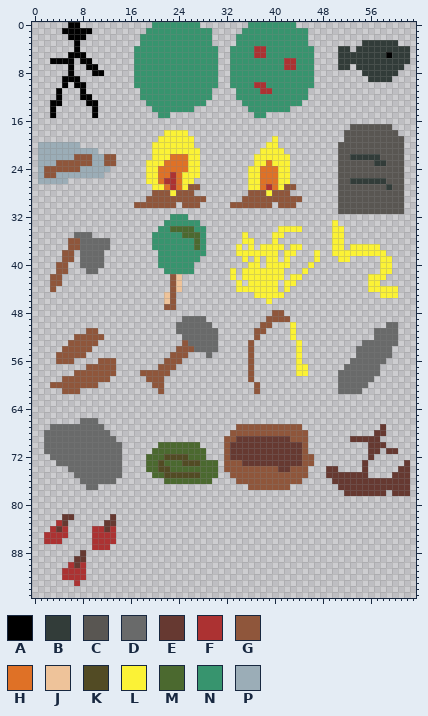
Sprite sheet, stored at Assets/textures/game_objects.png. Above, as it was before the edit.
The file is 64x96 pixels.
Palette (. is transparent): A #000000  B #323c39  C #595652  D #696a6a  E #663931  F #ac3232  G #8f563b  H #df7126  J #eec39a  K #524b24  L #fbf236  M #4b692f  N #37946e  P #9badb7
Pixels before (only the part around the change), first column x 7:
 0 A............NNNNNNNN........NNNNNNNN...............
 1 AAA.........NNNNNNNNNNN.....NNNNNNNNNNN.............
 2 AA.........NNNNNNNNNNNN....NNNNNNNNNNNN.............
 3 A..........NNNNNNNNNNNN....NNNNNNNNNNNN.........BBBB
 4 A.........NNNNNNNNNNNNNN..NNNNFFNNNNNNNN....BB.BBBBB
 5 AA........NNNNNNNNNNNNNN..NNNNFFNNNNNNNN....BBBBBBBB
 6 .AA.......NNNNNNNNNNNNNN..NNNNNNNNNFFNNN....BBBBBBBB
 7 ..AA......NNNNNNNNNNNNNN..NNNNNNNNNFFNNN....BB.BBBBB
 8 ...AA.....NNNNNNNNNNNNNN..NNNNNNNNNNNNNN........BBBB
 9 A.........NNNNNNNNNNNNNN..NNNNNNNNNNNNNN.........BBB
10 AA........NNNNNNNNNNNNNN..NNNNFFNNNNNNNN............
11 .A.........NNNNNNNNNNNN....NNNNFFNNNNNN.............
12 .AA........NNNNNNNNNNNN....NNNNNNNNNNNN.............
13 ..AA........NNNNNNNNNN......NNNNNNNNNN..............
14 ...A.........NNNNNNN.........NNNNNNN................
15 ...A..........NN..............NN....................
16 ....................................................
17 ..............................................CCCCCC
18 ...............LLLL..........................CCCCCCC
19 ..............LLLLLL.............L...........CCCCCCC
20 P............LLLLLLL............LL..........CCCCCCCC
21 PPPP.........LLLLLLLL..........LLLL.........CCCCCCCC
22 GGGPPGG......LLLHHHLL.........LLLLLL........CCBBBBBC
23 GGGPPGG.....LLLHHHHLL.........LLHLLL........CCCCCCBB
24 GPPPPP......LLHHHHHLL........LLHHHLL........CCCCCCCC
25 PPPPP.......LLHHFHLLL........LLHHHLL........CCCCCCCC
26 ............LLHFFHLL.........LLHHHLL........CCBBBBBB
27 .............LLHFHLGG........LLHFHLGG.......CCCCCCCC
28 .............GGGLGGG.........GGGLGGG........CCCCCCCC
29 ............GGGGGGGGGG......GGGGGGGGGG......CCCCCCCC
30 ..........GGGGGGG.GGG.....GGGGGGG.GGG.......CCCCCCCC
31 ............................................CCCCCCCC
32 ................NNN.................................
33 ...............NNNNNN......................L........
34 ..............NNMMMMNN............LLLL.....LL.......
35 DDD..........NNNNNMMMN......L....LL........LL.......
36 GDDDDD.......NNNNNNNMN......LL...L.........LL.......
37 GDDDDD.......NNNNNNNMN.....L.L.LLLL.LL.....LL.LLLLL.
38 .DDDD.........NNNNNNNN.....LLLLLLL.LL...L..LLLLLLLLL
39 .DDDD.........NNNNNNN.......L.L.LL.L....L...LL.....L
40 .DDDD.........NNNNNN.........LL.LLLL...L...........L
41 ..DD...........NNNNN......L.LLLLLLL...L............L
42 ................GJ........L.LLLLLLL.LL...........LLL
43 ................GJ.........L.LLLLL.LL............LL.
44 ................GJ.........LLLLLLL.L.............LLL
45 ...............JG.............LLLLL................L
46 ...............JG...............L...................
47 ...............GG...................................
48 .................................GG.................
49 ..................DDDD..........GGGG................
50 .................DDDDDD........GG...L...............
51 ..GG.............DDDDDDD......GG....L.............DD
52 GGGGG.............DDDDDD......G.....L.............DD
53 GGGG..............GDDDDD.....G.......L..........DDDD
54 GGG..............GGGDDDD.....G.......L.........DDDDD
55 GG..............GGG...D......G.......L.........DDDDD
56 ....GGG........GGG...........G.......L........DDDDDD
57 ..GGGGG.......GGG............G.......LL......DDDDDD.
58 GGGGGGG....GGGGG.............G.......LL.....DDDDDDD.
59 GGGGGG......GGG..............G..............DDDDDD..
60 GGGG.........GG...............G.............DDDDD...
61 G.............G...............G.............DDDD....
62 ....................................................
63 ....................................................
64 ....................................................
65 ....................................................
66 .DDD................................................
67 DDDDD......................GGGGGGGGGGG.............E
68 DDDDDD....................GGGGGGGGGGGGG...........EE
69 DDDDDDD..................GGEEEEEEEEEGGG.......EEEEE.
70 DDDDDDDD......MMMMMMM....GEEEEEEEEEEEEG..........EEE
71 DDDDDDDD.....MMMMMMMMM...GEEEEEEEEEEEEG..........EE.
72 DDDDDDDD....MMMKKKKMMM...GEEEEEEEEEEEEGG.........E..
73 DDDDDDDD....MMKMMMKKKMMM.GGGEEEEEEEEEEGG........E...
74 DDDDDDDD....MMKKMMMMMMMM.GGGGGGGGGEEGGG...EE....E...
75 DDDDDDDD.....MMKKKKKKMMM..GGGGGGGGGGGGG...EEEEEEE...
76 .DDDDDD........MMMMMMMM....GGGGGGGGGGG.....EEEEEEEEE
77 ..DD.........................GGGGGGG........EEEEEEEE
78 .............................................EEEEEEE
79 ....................................................
80 ....................................................
81 ....................................................
82 ......E.............................................
83 .....EE.............................................
84 ...FFEF.............................................
85 ...FFFF.............................................
86 ...FFFF.............................................
87 ...FFF..............................................
88 .E..................................................
89 EE..................................................
90 EF..................................................
91 FF..................................................
92 FF..................................................
93 F...................................................
94 ....................................................
95 ....................................................
And afterwards:
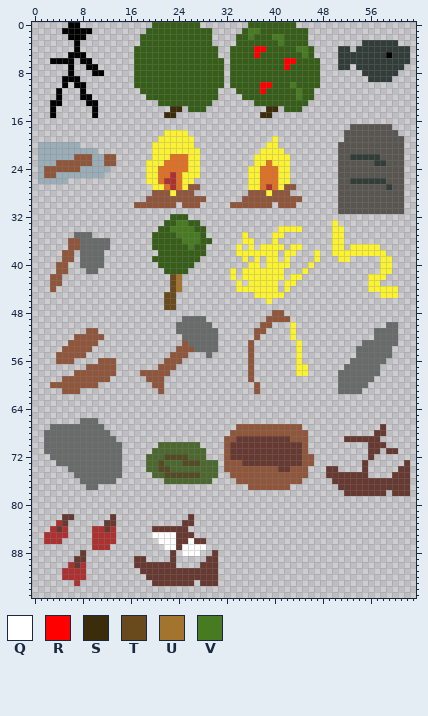
Colours new in this view: Q #ffffff  R #ff0000  S #3b2c0c  T #694a1d  U #a3742e  V #487a21
Edits made:
{"colour":"N","old":"#37946e","new":"#375e19"}
{"y":1,"x":36,"old":"NN","new":"VV"}
{"y":2,"x":36,"old":"N","new":"V"}
{"y":2,"x":40,"old":"NN","new":"VV"}
{"y":3,"x":41,"old":"N","new":"V"}
{"y":4,"x":37,"old":"FF","new":"RR"}
{"y":4,"x":44,"old":"NN","new":"VV"}
{"y":5,"x":37,"old":"FF","new":"RN"}
{"y":5,"x":45,"old":"N","new":"V"}
{"y":6,"x":31,"old":".","new":"N"}
{"y":6,"x":42,"old":"FF","new":"RR"}
{"y":6,"x":47,"old":".","new":"N"}
{"y":7,"x":31,"old":".","new":"N"}
{"y":7,"x":42,"old":"FF","new":"RN"}
{"y":7,"x":47,"old":".","new":"N"}
{"y":8,"x":31,"old":".","new":"N"}
{"y":8,"x":47,"old":".","new":"N"}
{"y":9,"x":31,"old":".","new":"N"}
{"y":9,"x":47,"old":".","new":"N"}
{"y":10,"x":31,"old":".","new":"N"}
{"y":10,"x":37,"old":"FFN","new":"NRR"}
{"y":10,"x":43,"old":"N","new":"V"}
{"y":10,"x":47,"old":".","new":"N"}
{"y":11,"x":30,"old":".","new":"N"}
{"y":11,"x":38,"old":"FF","new":"RN"}
{"y":11,"x":44,"old":"N","new":"V"}
{"y":11,"x":46,"old":".","new":"N"}
{"y":12,"x":18,"old":"N","new":"."}
{"y":12,"x":30,"old":".","new":"N"}
{"y":12,"x":34,"old":"N","new":"."}
{"y":12,"x":44,"old":"N","new":"V"}
{"y":12,"x":46,"old":".","new":"N"}
{"y":13,"x":19,"old":"NN","new":".."}
{"y":13,"x":29,"old":".","new":"N"}
{"y":13,"x":35,"old":"NN","new":".."}
{"y":13,"x":45,"old":".","new":"N"}
{"y":14,"x":20,"old":"NNNNNN","new":"...SS."}
{"y":14,"x":27,"old":"..","new":"NN"}
{"y":14,"x":36,"old":"NNNNNN","new":"...SS."}
{"y":14,"x":43,"old":"..","new":"NN"}
{"y":15,"x":21,"old":"NN.","new":".SS"}
{"y":15,"x":37,"old":"NN.","new":".SS"}
{"y":33,"x":24,"old":"NN","new":"VV"}
{"y":34,"x":23,"old":"MMMM","new":"VVVV"}
{"y":35,"x":24,"old":"NMMM","new":"VVVV"}
{"y":36,"x":25,"old":"NNM","new":"VVV"}
{"y":36,"x":29,"old":".","new":"N"}
{"y":37,"x":26,"old":"NM","new":"VN"}
{"y":39,"x":20,"old":".","new":"N"}
{"y":41,"x":26,"old":"N","new":"."}
{"y":42,"x":23,"old":"GJ","new":"TU"}
{"y":43,"x":23,"old":"GJ","new":"TU"}
{"y":44,"x":23,"old":"GJ","new":"TU"}
{"y":45,"x":22,"old":"JG","new":"TT"}
{"y":46,"x":22,"old":"JG","new":"TT"}
{"y":47,"x":22,"old":"GG","new":"TT"}
{"y":69,"x":52,"old":".","new":"E"}
{"y":82,"x":26,"old":".","new":"E"}
{"y":83,"x":25,"old":"..","new":"EE"}
{"y":84,"x":20,"old":"......","new":"EEEEEE"}
{"y":85,"x":20,"old":".......","new":"QQQQEEE"}
{"y":86,"x":21,"old":"........","new":"QQQEEQEE"}
{"y":87,"x":22,"old":".......","new":"QQEQQQQ"}
{"y":88,"x":23,"old":".","new":"E"}
{"y":88,"x":25,"old":"...","new":"QQQ"}
{"y":88,"x":30,"old":".","new":"E"}
{"y":89,"x":17,"old":"..","new":"EE"}
{"y":89,"x":23,"old":".","new":"E"}
{"y":89,"x":29,"old":"..","new":"EE"}
{"y":90,"x":17,"old":".......","new":"EEEEEEE"}
{"y":90,"x":28,"old":"...","new":"EEE"}
{"y":91,"x":18,"old":".............","new":"EEEEEEEEEEEEE"}
{"y":92,"x":19,"old":"............","new":"EEEEEEEEEEEE"}
{"y":93,"x":20,"old":".......","new":"EEEEEEE"}
{"y":93,"x":28,"old":"...","new":"EEE"}
